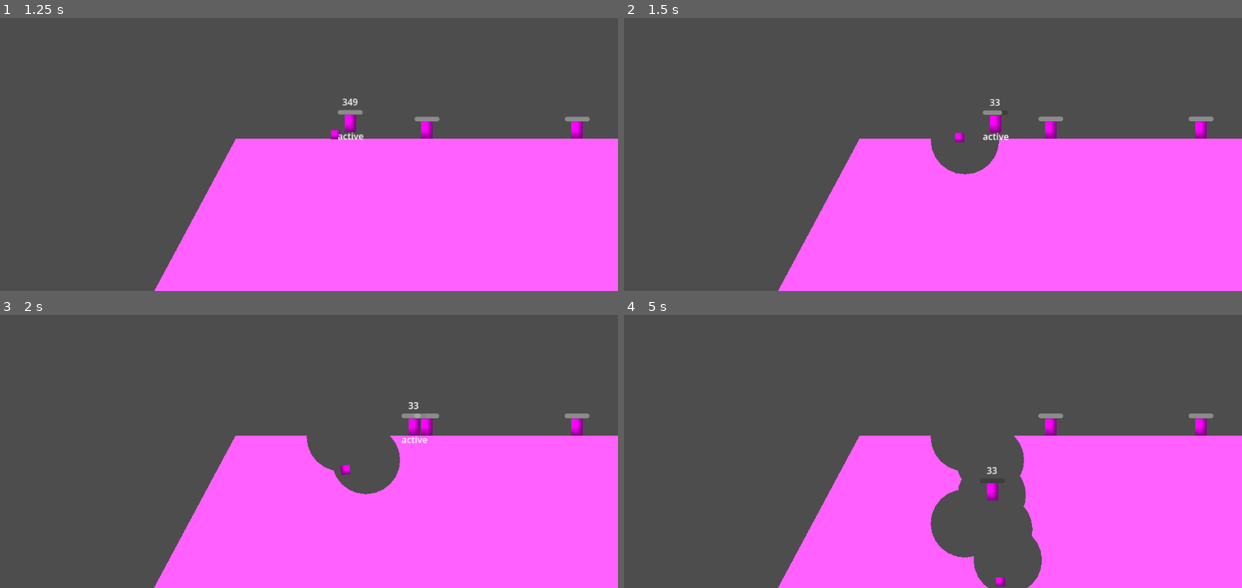
Above: before the commit, frames 1-4 (two rows, left to right).
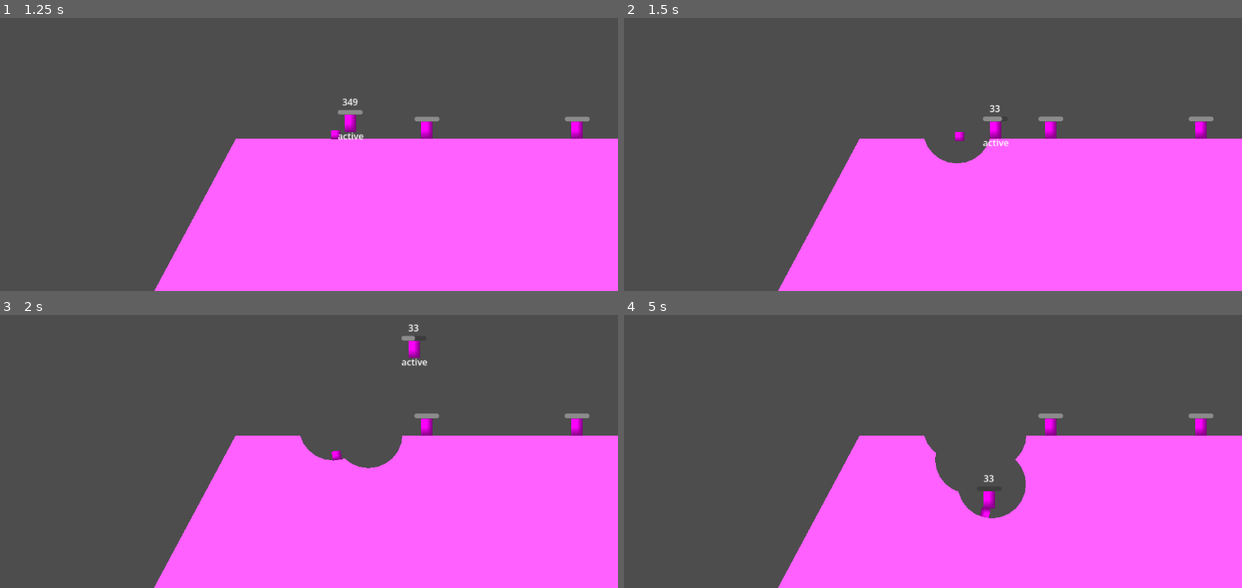
Above: after the commit, the same moments.

Repository: fredchien3/20-game-challenge
Game: Godot game, scene res://main/main.tscn
Same seed, same stepped clock (60 frames per second), same inputs: the game is played once before the commit and once after it.
Inputs (mouse positions are in pixels of both pictures, inside the frame that each line leads up to):
- Up to frame 1 (1.25 s): tap Enter (ui_accept) at 0.5, 0.77 s; move the mouse to (432, 88) at 0.52 s; press the mouse at (432, 88) at 0.53 s; hold D (move_right) from 0.53 s (still down)
- Up to frame 2 (1.5 s): keep holding D (move_right); move the mouse to (784, 124) at 1.27 s; release the mouse at (784, 124) at 1.28 s; tap I at 1.35 s; click (784, 124) at 1.42 s
- Up to frame 3 (2 s): keep holding D (move_right); tap Enter (ui_accept) at 1.52 s
- Up to frame 4 (5 s): move the mouse to (982, 323) at 2.02 s; release D (move_right) at 2.03 s; press the mouse at (982, 323) at 2.03 s; hold A (move_left) 2.03-2.78 s; move the mouse to (883, 478) at 2.77 s; release the mouse at (883, 478) at 2.78 s; hold D (move_right) 2.78-4.28 s; tap I at 2.85, 4.35 s; click (883, 478) at 2.92 s; tap Enter (ui_accept) at 3.02, 3.77, 4.52 s; move the mouse to (1112, 459) at 3.52 s; press the mouse at (1112, 459) at 3.53 s; move the mouse to (716, 347) at 4.27 s; release the mouse at (716, 347) at 4.28 s; hold A (move_left) from 4.28 s (still down); click (716, 347) at 4.42 s

Frame 1 is identical in both runs. In frame 2, 0.9% of the frame differs, in the area x 48-63%, y 29-58%; in frame 3, 1.7%; in frame 4, 4.8%, in the area x 48-68%, y 44-100%.

Commit message:
Fix camera bug that causes aim to be offset
- When camera was in use, InputEvent mouse position became local to the viewport

Diff:
--- a/7--worms/worm/worm.gd
+++ b/7--worms/worm/worm.gd
@@ -35,15 +35,14 @@
 
 
 # Event-based input handling
-# TODO: Fix bug when camera is in play. Camera makes it so aim becomes offset.
 func _input(event: InputEvent) -> void:
 	if not active:
 		return
 
 	if event is InputEventMouseButton and not event.is_pressed():
 		# To find a vector pointing from A to B, use B - A.
-		var a = position
-		var b = event.global_position
+		var a = global_position
+		var b = get_global_mouse_position()
 		var vector = (b - a).normalized() * power
 		#throw_grenade(vector)
 		shoot_bazooka(vector)
